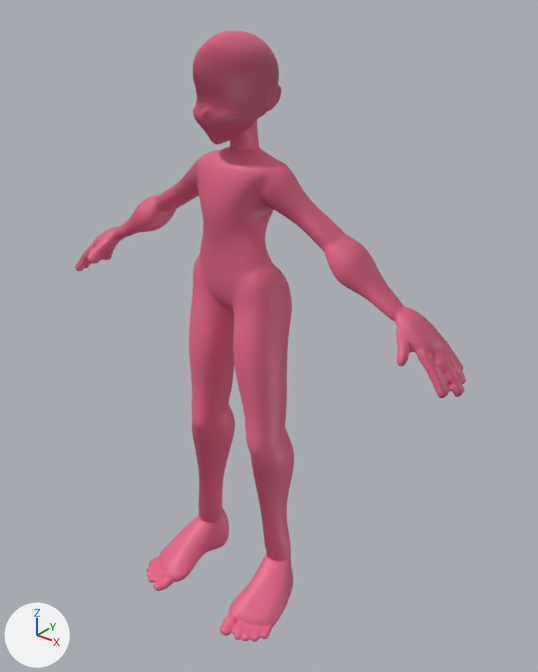
An edit to the FBX model Assets/Models/Character/Character.fbx, drawn before and after from the same camera.
The view is the same before and after, from a 50 mm lens placed at (1.297, -1.484, 1.824), pointed at (0.084, 0.032, 0.884). The axes (+X, +Y, +Z) are drawn at lower left. The lights are the same throughout. Where no turn or scale is listed for an object, it has been applied to the vertices.

Names of what the first picture shows: 'Skater_geo'.
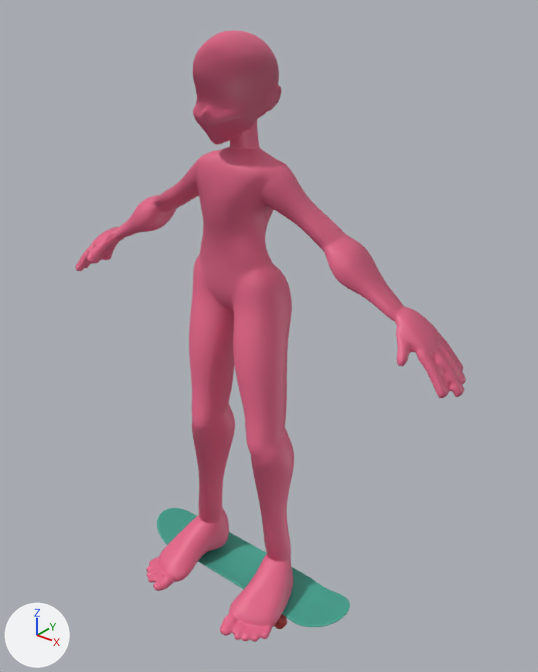
Pixel boxes [x1, y1, x2, y2] of what changed, in the pictures (538 x 672 px):
'Skater_geo', shading changed
    both: [75, 112, 463, 629]
'board_geo', added (cyan)
    after: [157, 508, 350, 629]
    faces in mat_board (cyan #40a490): [157, 508, 350, 627]
    faces in mat_trucknwheel (red #bd3c3c): [274, 614, 287, 629]

What the commit changed:
Material 'board' (mat_board) is new.
Its base color is (0.051, 0.373, 0.28) (cyan #40a490).
Material 'trucknwheel' (mat_trucknwheel) is new.
Its base color is (0.51, 0.0454, 0.0454) (red #bd3c3c).
me_mesh has 29958 vertices, 29956 faces and spans x -0.7..0.7, y -0.28..0.11, z -0.02..1.7.
me_mesh is used by ob_skater_geo; location (0.0, 0.0, 0.0).
me_mesh part 1: its shading normals changed.
Mesh me_mesh_001 is new.
It has 7390 vertices, 7152 faces and spans x -0.394..0.415, y -0.091..0.091, z -0.089..0.037.
Faces by material slot: [2432, 4720].
It uses material mat_board (cyan #40a490).
It uses material mat_trucknwheel (red #bd3c3c).
Object 'board_geo' (ob_board_geo) is new; it shows me_mesh_001.
Its location is (0.0, 0.0, 0.0).
